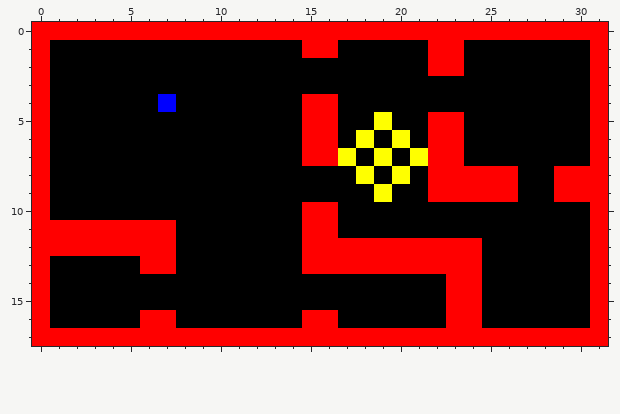
Pixel-art sprite -- src/main/resources/test_level.png. That is the earlier state.
The file is 32x18 pixels.
New version:
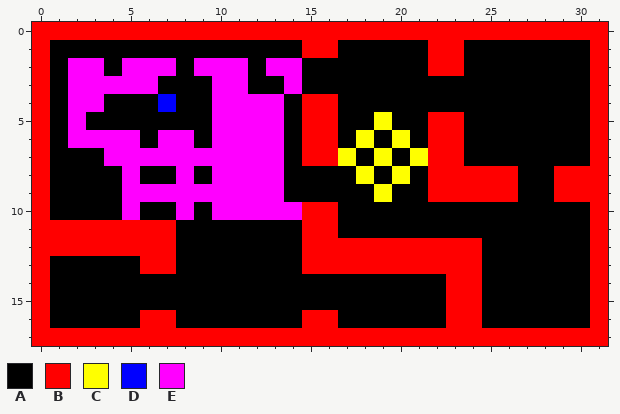
Palette (. is transparent): A #000000  B #ff0000  C #ffff00  D #0000ff  E #ff00ff
What changed:
Changed rows in their new state; - is an unchanged pixel.
first column x 2:
 2 EE-EEE-EEE-EE
 3 EEEEE---EE--E
 4 EE------EEEE-
 5 E-------EEEE-
 6 EEEE-EE-EEEE-
 7 --EEEEEEEEEE-
 8 ---E--E-EEEE-
 9 ---EEEEEEEEE-
10 ---E--E-EEEEE
